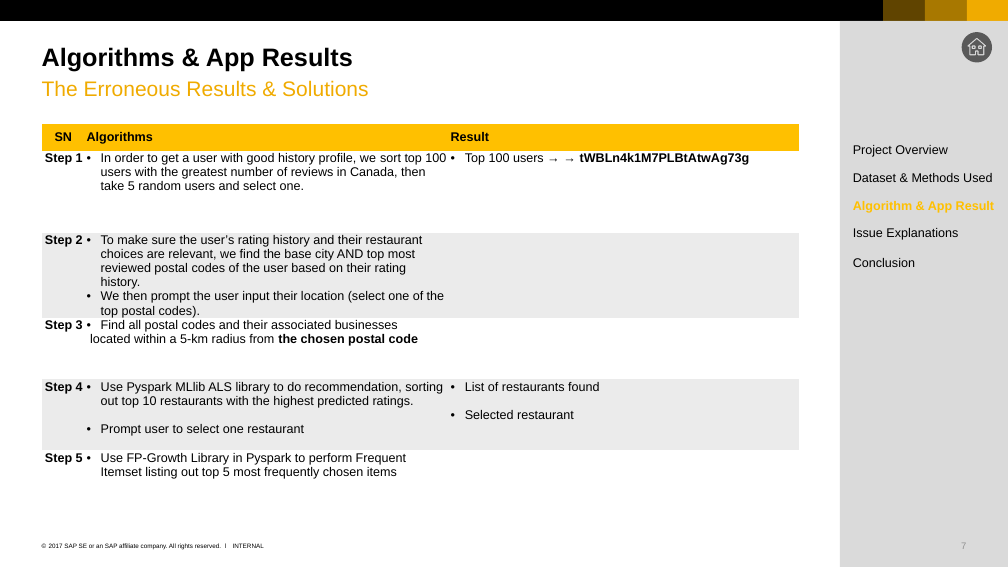
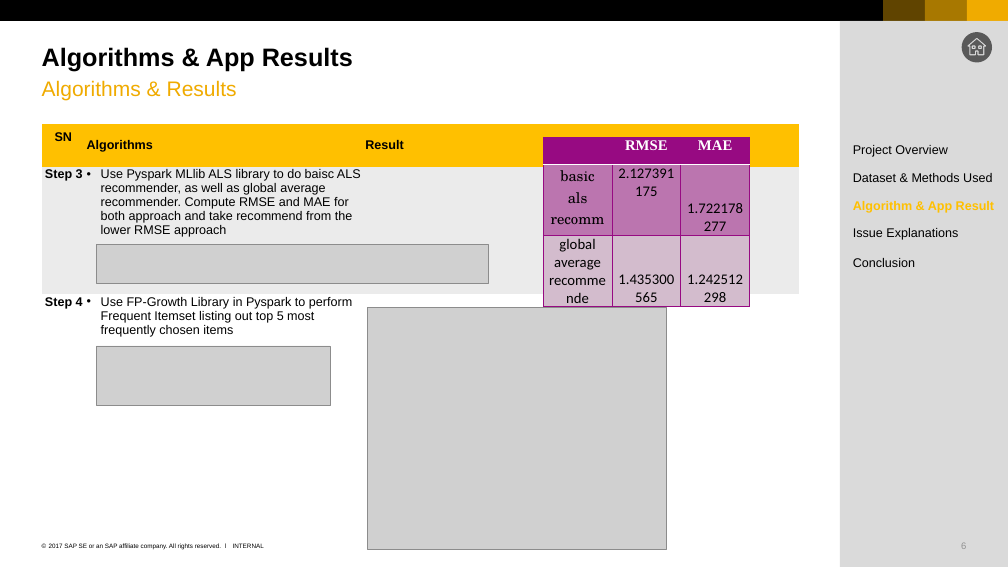
Before and after one commit to nguyenthanhtung2605/yelp-data-analysis, a slide deck: slide 6 of project_yelp_recommendation/15_Apr10_HuyNguyen_TungNguyen_Yelp_Restaurant_Recommendation.pptx (slide 7 before the commit). Drawn at 1008x567 pixels with LibreOffice and Linux fonts; fonts in the diff are those of the drawing; grey boxes stand for pictures. Boxes give left, top, right and bottom in pixels: in the first picture for what was removed or moved away, otherwise in the second. Text is boxed around its words. In the diff, an @@ line names an element or a change of style, - is before the commit and + after.

```diff
--- a/project_yelp_recommendation/15_Apr10_HuyNguyen_TungNguyen_Yelp_Restaurant_Recommendation.pptx
+++ b/project_yelp_recommendation/15_Apr10_HuyNguyen_TungNguyen_Yelp_Restaurant_Recommendation.pptx
@@ text at (42,80,237,101): text changed @@
-The Erroneous Results & Solutions
+Algorithms & Results
@@ table at (42,124,799,423) @@
-row 2: Step 1 | In order to get a user with good history profile, we sort top 100 users with the greatest number of reviews in Canada, then take 5 random users and select one. | Top 100 users → → tWBLn4k1M7PLBtAtwAg73g
-row 3: Step 2 | To make sure the user’s rating history and their restaurant choices are relevant, we find the base city AND top most reviewed postal codes of the user based on their rating history. / We then prompt the user input their location (select one of the top postal codes). | 
-row 4: Step 3 | Find all postal codes and their associated businesses / located within a 5-km radius from the chosen postal code | 
-row 5: Step 4 | Use Pyspark MLlib ALS library to do recommendation, sorting out top 10 restaurants with the highest predicted ratings. / Prompt user to select one restaurant | List of restaurants found / Selected restaurant
-row 6: Step 5 | Use FP-Growth Library in Pyspark to perform Frequent Itemset listing out top 5 most frequently chosen items | 
+row 2: Step 3 | Use Pyspark MLlib ALS library to do baisc ALS recommender, as well as global average recommender. Compute RMSE and MAE for both approach and take recommend from the lower RMSE approach | 
+row 3: Step 4 | Use FP-Growth Library in Pyspark to perform Frequent Itemset listing out top 5 most frequently chosen items | 
@@ table added at (543,137,750,288), 3 rows, 3 columns @@
+ | RMSE | MAE
+basic als recommender | 2.127391175 | 1.722178277
+global average recommende | 1.435300565 | 1.242512298
@@ picture added at (96,244,488,283) @@
@@ picture added at (367,308,666,549) @@
@@ picture added at (96,346,329,405) @@
@@ page number at (961,543,966,549): text changed @@
-7
+6
```
Also in this commit, not shown: 3 other slides changed, 3 other files.
